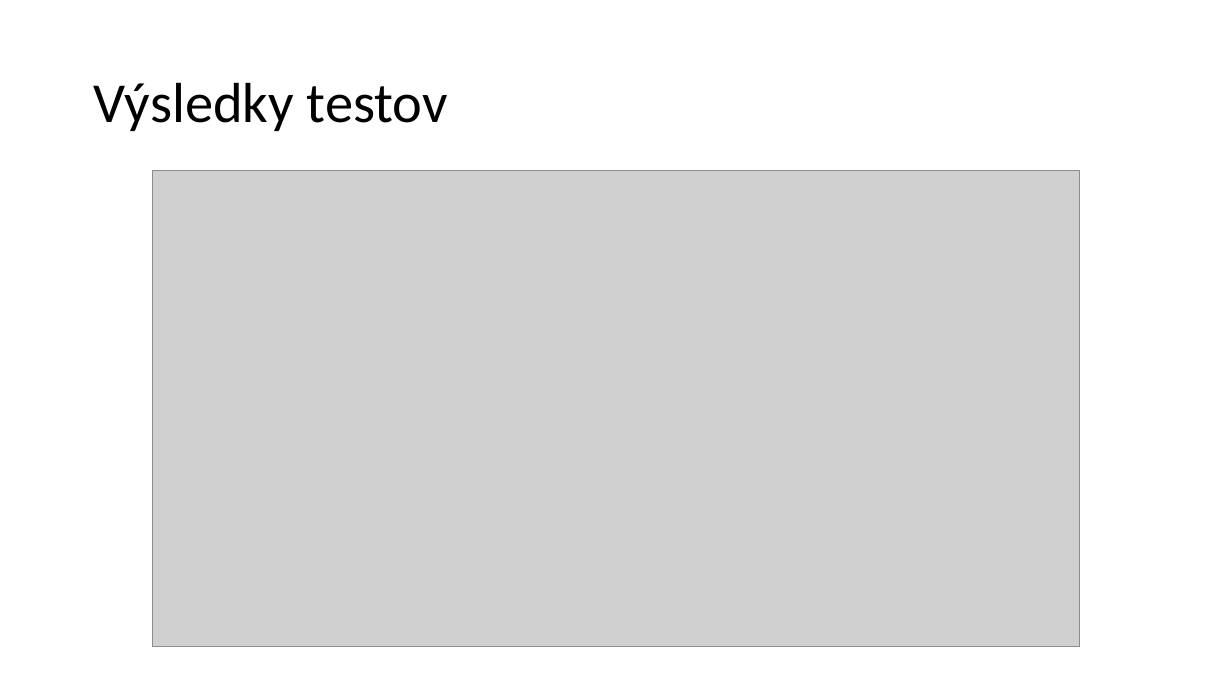
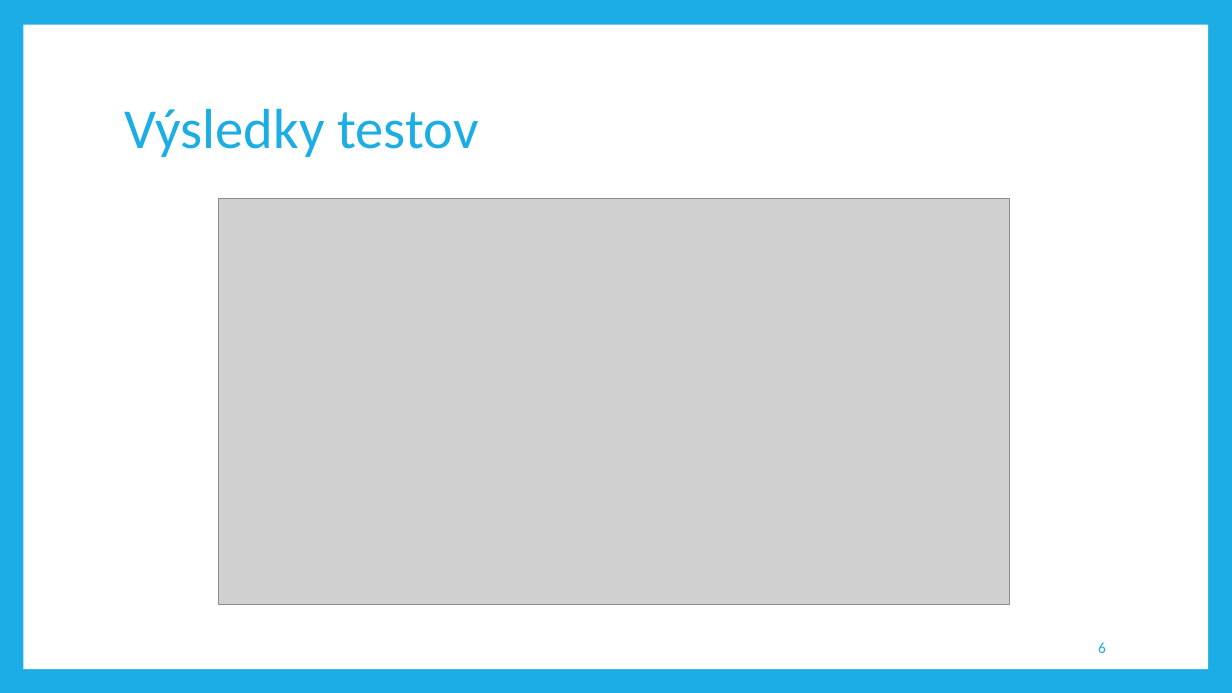
Before and after one commit to aks-2017/semestralne-zadania-semestralne-zadanie-72229-72280-72424, a slide deck: slide 6 of docs/prezentacia.pptx. Drawn at 1232x693 pixels with LibreOffice and Linux fonts; fonts in the diff are those of the drawing; grey boxes stand for pictures. Boxes give left, top, right and bottom in pixels: in the first picture for what was removed or moved away, otherwise in the second. Text is boxed around its words. In the diff, an @@ line names an element or a change of style, - is before the commit and + after.

Commit message:
Add names and theme to prezentacia.pptx

```diff
--- a/docs/prezentacia.pptx
+++ b/docs/prezentacia.pptx
@@ background #FFFFFF to #1CADE4 @@
@@ rectangle added at bbox=[23, 25, 1208, 669], fill #FFFFFF @@
@@ title "Výsledky testov": place and size @@
-title "Výsledky testov" at bbox=[94, 82, 448, 131]
+title "Výsledky testov" at bbox=[125, 108, 478, 157]
@@ title "Výsledky testov" at bbox=[125, 108, 478, 157]: text colour #000000 to #1CADE4 @@
@@ picture: place and size @@
-picture at bbox=[152, 171, 1080, 647]
+picture at bbox=[219, 199, 1009, 604]
@@ page number added at bbox=[1098, 642, 1106, 653], 12 pt, text #1CADE4 @@
+6
```
Also in this commit, not shown: 9 other slides changed.
